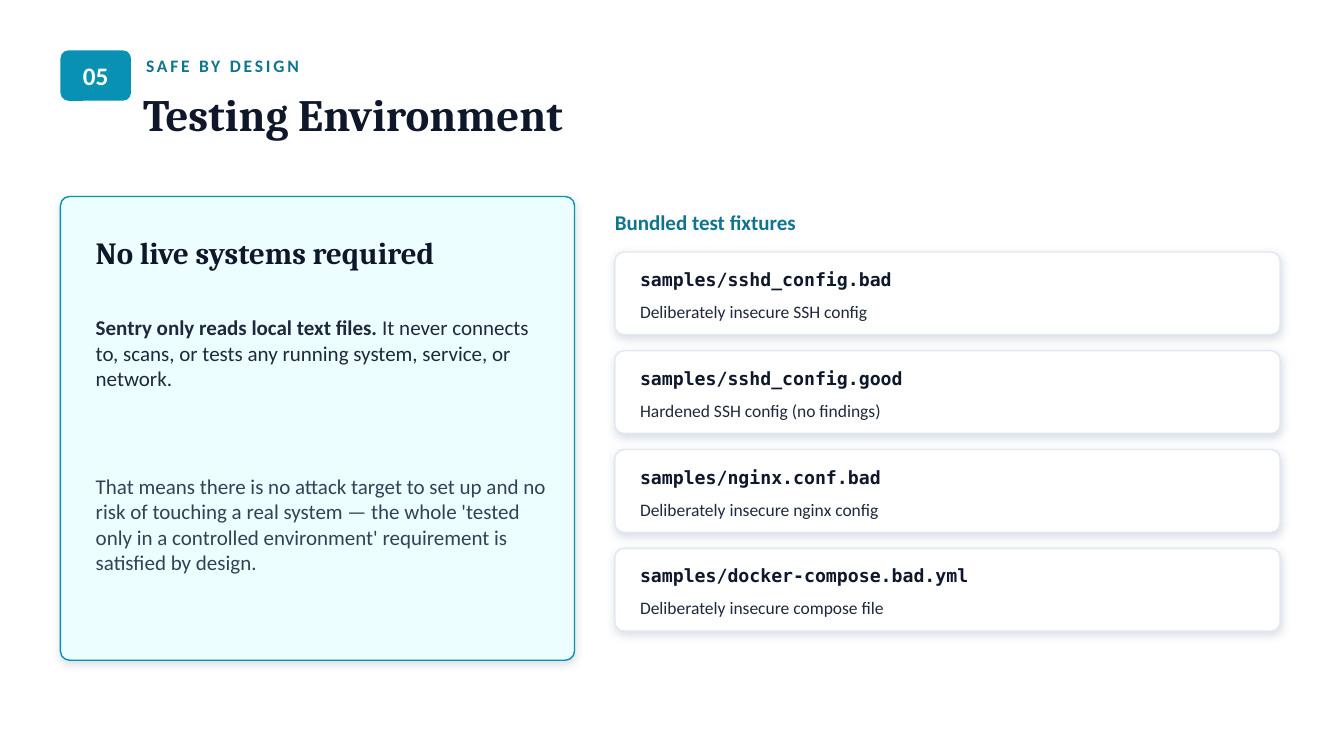
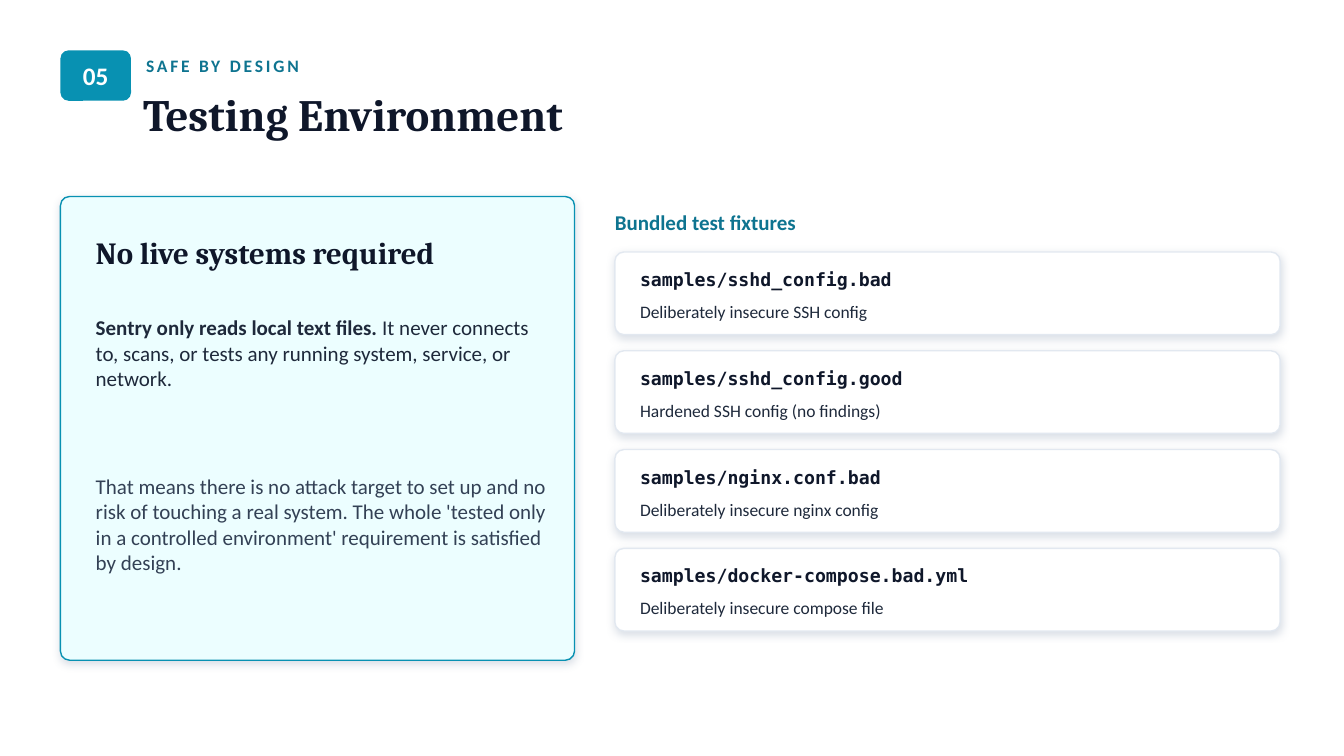
Before and after one commit to Enzo-user/Sentry, a slide deck: slide 5 of 3_Presentation/Sentry_Presentation.pptx. Drawn at 1344x756 pixels with LibreOffice and Linux fonts; fonts in the diff are those of the drawing. Boxes give left, top, right and bottom in pixels: in the first picture for what was removed or moved away, otherwise in the second. Text is boxed around its words. In the diff, an @@ line names an element or a change of style, - is before the commit and + after.

Commit message:
Revised the presentation

```diff
--- a/3_Presentation/Sentry_Presentation.pptx
+++ b/3_Presentation/Sentry_Presentation.pptx
@@ text at (96,479,545,574): text changed @@
-That means there is no attack target to set up and no risk of touching a real system — the whole 'tested only in a controlled environment' requirement is satisfied by design.
+That means there is no attack target to set up and no risk of touching a real system. The whole 'tested only in a controlled environment' requirement is satisfied by design.
```
Also in this commit, not shown: 6 other slides changed, 1 other file.
